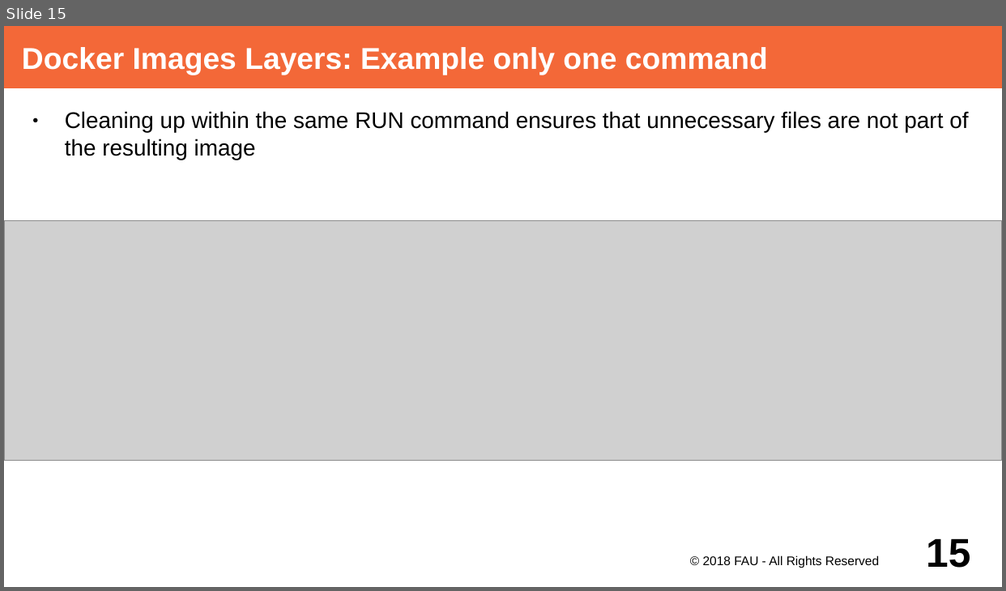
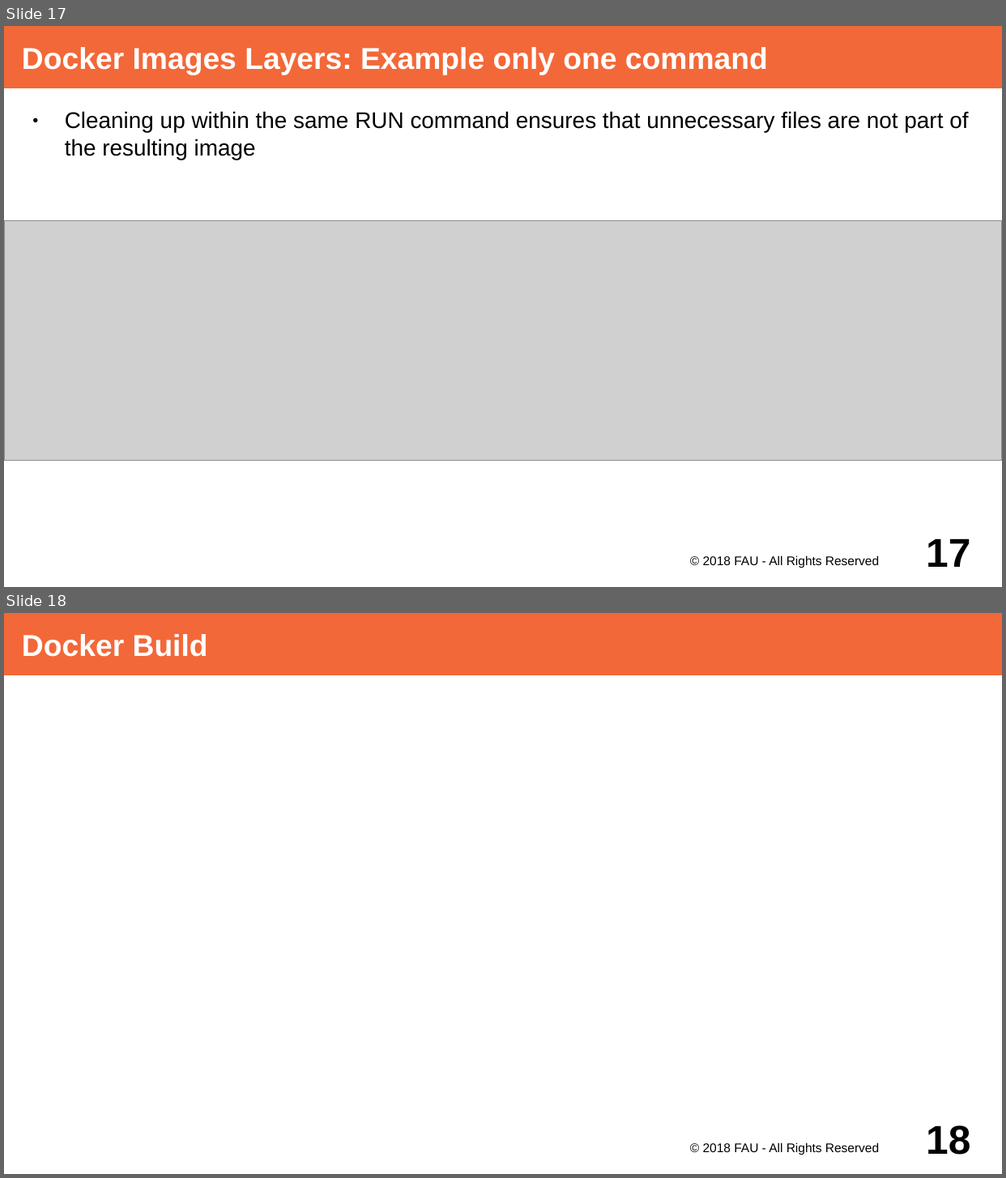
Before and after one commit to dirkriehle/adap-course, a slide deck: Lecture Slides/ADAP Z01 - Containerization.odp. Shown one above the other, each under a label of ours: slide 15 before the commit, slides 17 and 18 after it. The pictures are 1006x591 and 1006x1178 pixels, drawn with LibreOffice and Linux fonts; fonts in the diff are those of the drawing; grey boxes stand for pictures. Boxes give left, top, right and bottom in pixels: in the first picture for what was removed or moved away, otherwise in the second. Text is boxed around its words. In the diff, an @@ line names an element or a change of style, - is before the commit and + after.

```diff
--- a/Lecture Slides/ADAP Z01 - Containerization.odp
+++ b/Lecture Slides/ADAP Z01 - Containerization.odp
@@ slide 18 added at box(4, 613, 1002, 1174), background #FFFFFF @@
@@ title added at box(4, 613, 1002, 675), fill #F36838, 24 pt, text #FFFFFF, bold @@
+Docker Build
@@ text added at box(703, 1143, 879, 1156), 10 pt, text #000000 @@
+© 2018 FAU - All Rights Reserved
@@ page number added at box(926, 1126, 970, 1155), 32 pt, text #000000, bold @@
+18
@@ what was slide 15 is now slide 17 @@
@@ page number at box(926, 539, 970, 567): text changed @@
-15
+17
```
Also in this commit, not shown: 5 slides changed, 3 other slides added.
